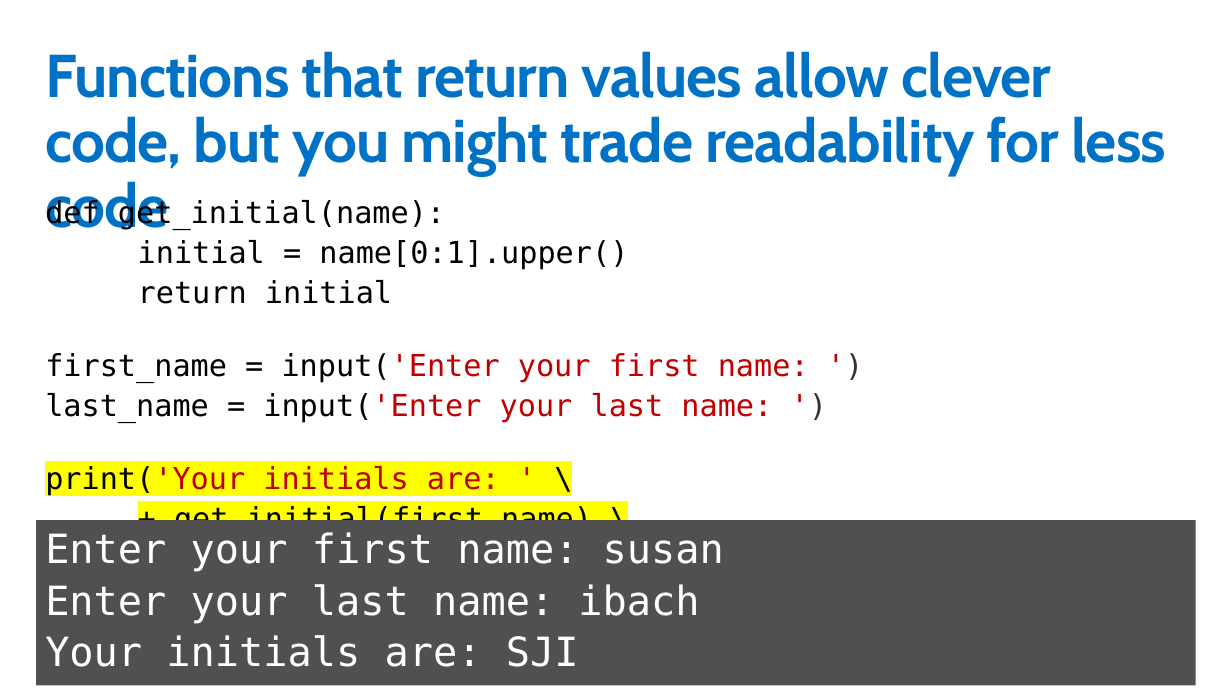
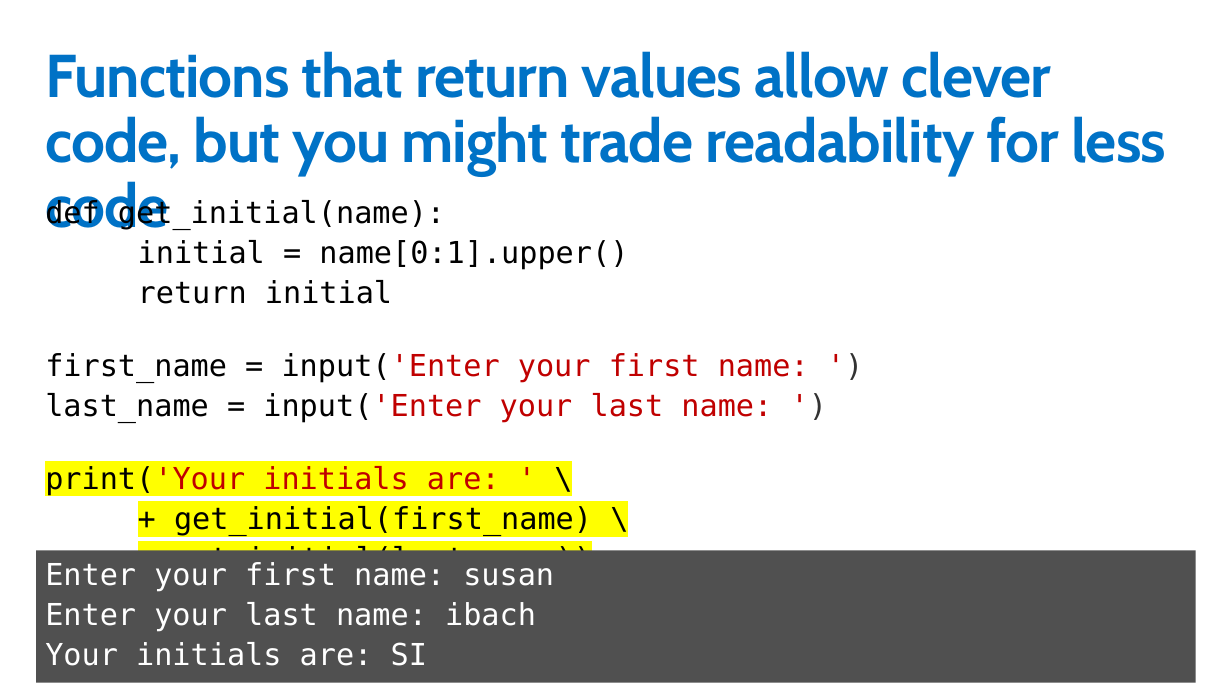
Before and after one commit to GeekTrainer/python-getting-started, a slide deck: slide 10 of Slides/13 - Functions.pptx. Drawn at 1232x693 pixels with LibreOffice and Linux fonts; fonts in the diff are those of the drawing. Boxes give left, top, right and bottom in pixels: in the first picture for what was removed or moved away, otherwise in the second. Text is boxed around its words. In the diff, an @@ line names an element or a change of style, - is before the commit and + after.

```diff
--- a/Slides/13 - Functions.pptx
+++ b/Slides/13 - Functions.pptx
@@ rectangle "Enter your first name: susan": place and size @@
-rectangle "Enter your first name: susan" at box(36, 520, 1196, 685)
+rectangle "Enter your first name: susan" at box(36, 550, 1196, 682)
@@ text in rectangle at box(45, 562, 554, 632): size 32 to 24 pt in "Enter your first name: susan", "Enter your last name: ibach" @@
@@ text in rectangle at box(45, 642, 427, 666): text changed; size 32 to 24 pt @@
-Your initials are: SJI
+Your initials are: SI
```
Also in this commit, not shown: 7 other slides changed, 19 other files.
